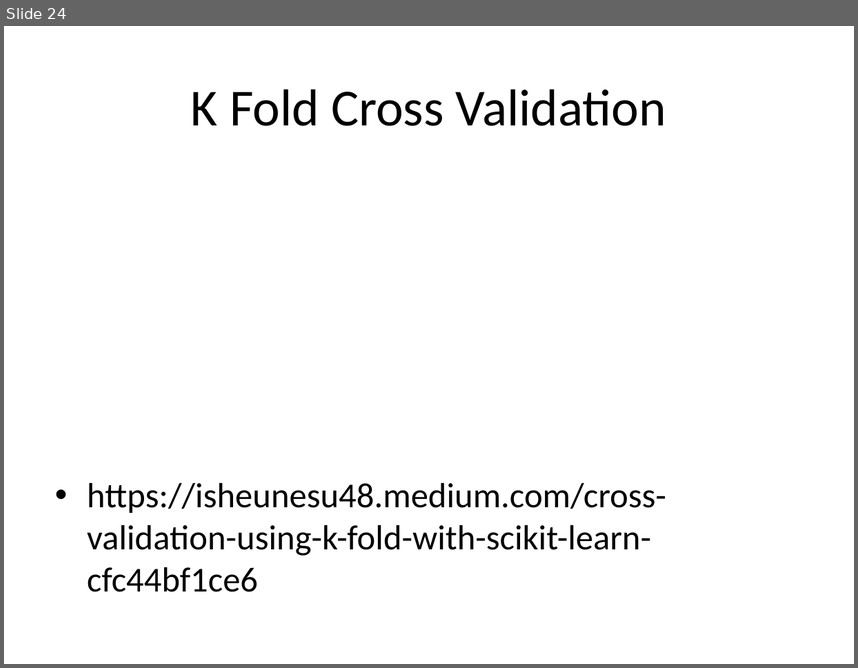
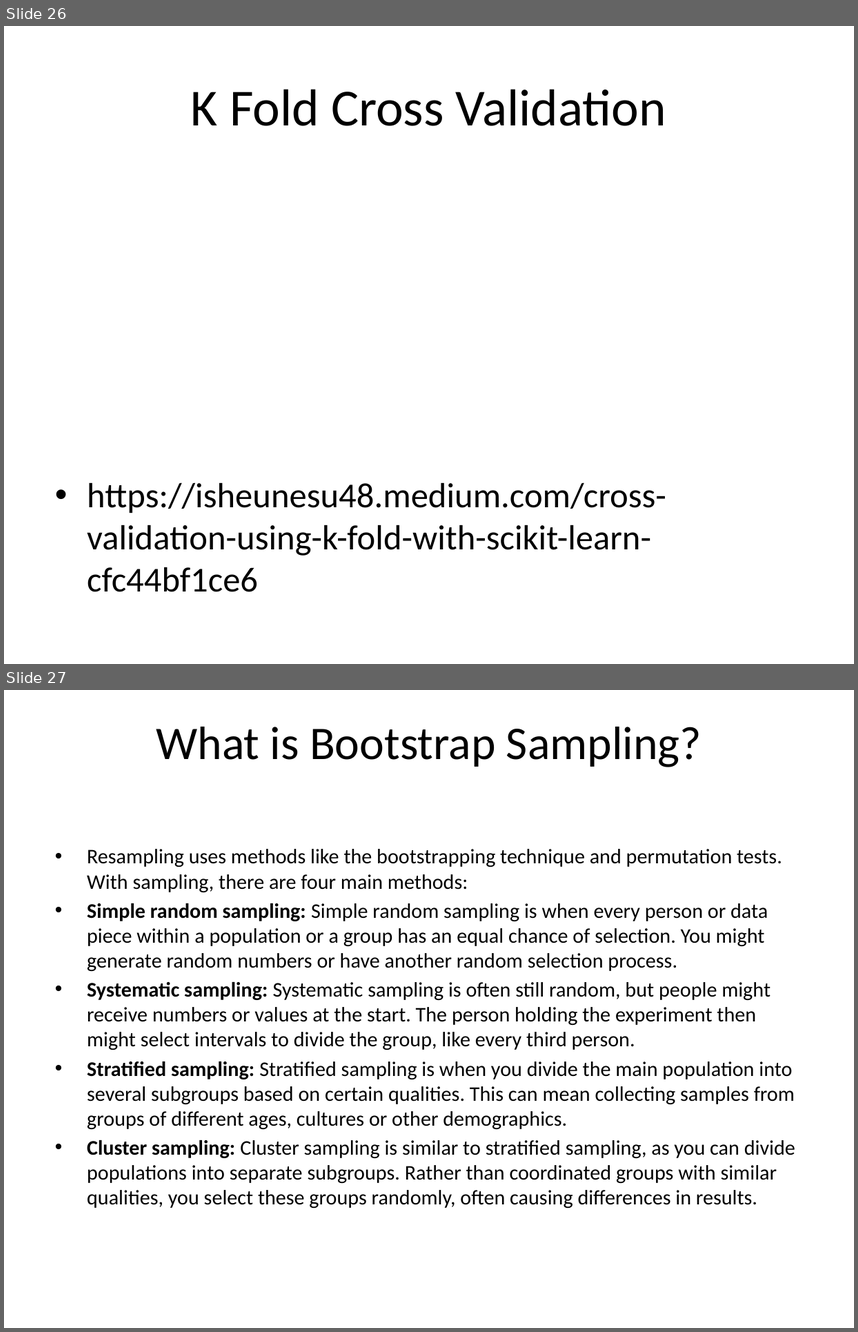
Before and after one commit to devipriyak/Machine-Learning-AI_ML-21-BAtch-V-sem, a slide deck: Unit 2.pptx. Shown one above the other, each under a label of ours: slide 24 before the commit, slides 26 and 27 after it. The pictures are 858x668 and 858x1332 pixels, drawn with LibreOffice and Linux fonts; fonts in the diff are those of the drawing. Boxes give left, top, right and bottom in pixels: in the first picture for what was removed or moved away, otherwise in the second. Text is boxed around its words. In the diff, an @@ line names an element or a change of style, - is before the commit and + after.

```diff
--- a/Unit 2.pptx
+++ b/Unit 2.pptx
@@ slide 27 added at [4,690,854,1328], background #FFFFFF @@
@@ title added at [156,727,702,767], 39.6 pt, text #000000 @@
+What is Bootstrap Sampling?
@@ text added at [87,849,795,1208], 17.6 pt, text #000000 @@
+• Resampling uses methods like the bootstrapping technique and permutation tests. With sampling, there are four main methods:
+• Simple random sampling: Simple random sampling is when every person or data piece within a population or a group has an equal chance of selection. You might generate random numbers or have another random selection process.
+• Systematic sampling: Systematic sampling is often still random, but people might receive numbers or values at the start. The person holding the experiment then might select intervals to divide the group, like every third person.
+• Stratified sampling: Stratified sampling is when you divide the main population into several subgroups based on certain qualities. This can mean collecting samples from groups of different ages, cultures or other demographics.
+• Cluster sampling: Cluster sampling is similar to stratified sampling, as you can divide populations into separate subgroups. Rather than coordinated groups with similar qualities, you select these groups randomly, often causing differences in results.
@@ what was slide 24 is now slide 26 @@
```
Also in this commit, not shown: 3 other slides added.
